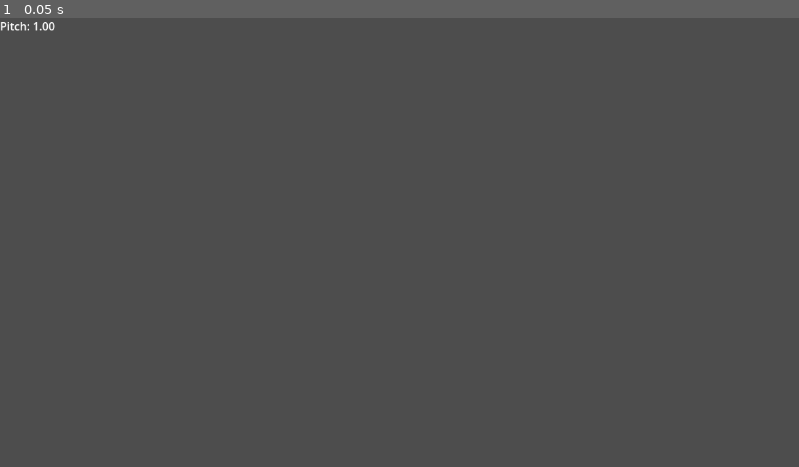
Above: before the commit, frame 1.
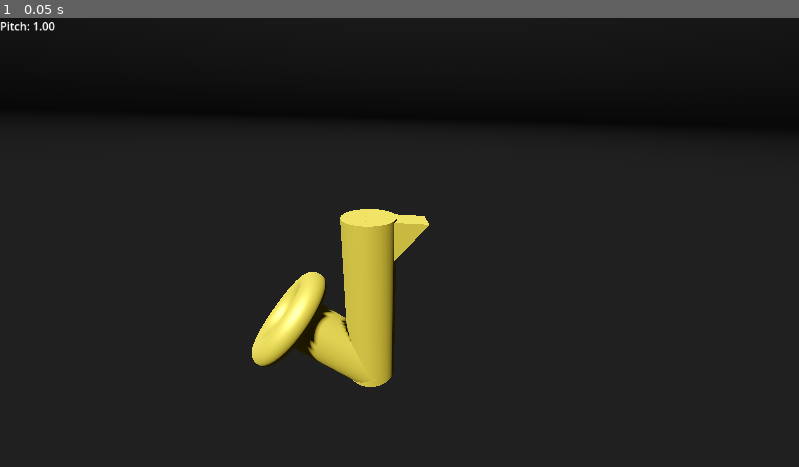
Above: after the commit, the same moment.

Repository: badcircle/gg
Game: Godot game, scene res://scenes/instruments/sax/sax.tscn
Two runs of this game, one before a commit and one after it. Both use one fixed random seed, a clock stepped at 60 frames per second and the inputs below. The project has no main scene, so this scene is started directly.
Inputs:
- Up to frame 1 (0.05 s): no input

The runs differ from the first frame. In frame 1, 100% of the frame differs, in the area x 0-100%, y 0-100%.

Commit message:
added 3d sax

Diff:
--- a/scenes/instruments/sax/sax.tscn
+++ b/scenes/instruments/sax/sax.tscn
@@ -1,6 +1,21 @@
-[gd_scene load_steps=7 format=4 uid="uid://koehmqtvnh6j"]
+[gd_scene load_steps=18 format=4 uid="uid://koehmqtvnh6j"]
 
 [ext_resource type="Script" path="res://scenes/instruments/sax/sax.gd" id="1_0j6nq"]
+
+[sub_resource type="ProceduralSkyMaterial" id="ProceduralSkyMaterial_us1mv"]
+sky_top_color = Color(0.129, 0.129, 0.129, 1)
+sky_horizon_color = Color(0.0645, 0.0645, 0.0645, 1)
+ground_bottom_color = Color(0.129, 0.129, 0.129, 1)
+ground_horizon_color = Color(0.0645, 0.0645, 0.0645, 1)
+
+[sub_resource type="Sky" id="Sky_3oe1t"]
+sky_material = SubResource("ProceduralSkyMaterial_us1mv")
+
+[sub_resource type="Environment" id="Environment_6f3ow"]
+background_mode = 2
+sky = SubResource("Sky_3oe1t")
+tonemap_mode = 2
+glow_enabled = true
 
 [sub_resource type="AudioStreamWAV" id="AudioStreamWAV_xxso5"]
 data = PackedByteArray("AQAAAAEAAAAAAP//AAAAAAAAAAD///////8AAAAAAAD//wAAAAADAAIABQACAAUABAAFAAQABwAGAAcABgAFAAIABgARAC8 …(17167 unchanged characters)…
@@ -32,8 +47,49 @@
 mix_rate = 22050
 stereo = true
 
+[sub_resource type="StandardMaterial3D" id="StandardMaterial3D_e6hc3"]
+albedo_color = Color(1, 0.909804, 0.380392, 1)
+metallic = 0.48
+roughness = 0.51
+
+[sub_resource type="CylinderMesh" id="CylinderMesh_sq8km"]
+material = SubResource("StandardMaterial3D_e6hc3")
+height = 3.572
+
+[sub_resource type="StandardMaterial3D" id="StandardMaterial3D_bt7qx"]
+albedo_color = Color(1, 0.909804, 0.380392, 1)
+metallic = 0.48
+roughness = 0.51
+
+[sub_resource type="PrismMesh" id="PrismMesh_jwfr0"]
+material = SubResource("StandardMaterial3D_bt7qx")
+size = Vector3(1, 1, 0.5)
+
+[sub_resource type="StandardMaterial3D" id="StandardMaterial3D_s8arc"]
+albedo_color = Color(1, 0.909804, 0.380392, 1)
+metallic = 0.48
+roughness = 0.51
+
+[sub_resource type="TorusMesh" id="TorusMesh_7v7b2"]
+material = SubResource("StandardMaterial3D_s8arc")
+
+[sub_resource type="StandardMaterial3D" id="StandardMaterial3D_oheym"]
+albedo_color = Color(1, 0.909804, 0.380392, 1)
+metallic = 0.48
+roughness = 0.51
+
+[sub_resource type="CylinderMesh" id="CylinderMesh_i026k"]
+material = SubResource("StandardMaterial3D_oheym")
+
 [node name="Sax" type="Node3D"]
 script = ExtResource("1_0j6nq")
+
+[node name="DirectionalLight3D" type="DirectionalLight3D" parent="."]
+transform = Transform3D(-0.866023, -0.433016, 0.250001, 0, 0.499998, 0.866027, -0.500003, 0.749999, -0.43301, 0, 0, 0)
+shadow_enabled = true
+
+[node name="WorldEnvironment" type="WorldEnvironment" parent="."]
+environment = SubResource("Environment_6f3ow")
 
 [node name="Sax-A" type="AudioStreamPlayer" parent="."]
 stream = SubResource("AudioStreamWAV_xxso5")
@@ -59,3 +115,22 @@
 [node name="Label" type="Label" parent="."]
 offset_right = 311.0
 offset_bottom = 51.0
+
+[node name="MeshInstance3D" type="MeshInstance3D" parent="."]
+transform = Transform3D(1, 0, 0, 0, 1, 0, 0, 0, 1, 0, 1.49373, 0)
+mesh = SubResource("CylinderMesh_sq8km")
+
+[node name="MeshInstance3D" type="MeshInstance3D" parent="MeshInstance3D"]
+transform = Transform3D(0.385278, -0.922801, 0, 0.922801, 0.385278, 0, 0, 0, 1, -0.588011, 1.52149, 0)
+mesh = SubResource("PrismMesh_jwfr0")
+
+[node name="MeshInstance3D2" type="MeshInstance3D" parent="MeshInstance3D"]
+transform = Transform3D(0.651821, 0.758373, 0, -0.758373, 0.651821, 0, 0, 0, 1, 1.59256, -0.262985, 0)
+mesh = SubResource("TorusMesh_7v7b2")
+
+[node name="MeshInstance3D3" type="MeshInstance3D" parent="MeshInstance3D"]
+transform = Transform3D(0.648239, 0.761437, 0, -0.761437, 0.648239, 0, 0, 0, 1, 0.722052, -0.978413, 0)
+mesh = SubResource("CylinderMesh_i026k")
+
+[node name="Camera3D" type="Camera3D" parent="MeshInstance3D"]
+transform = Transform3D(-0.994524, -0.0197805, 0.102622, 0.0220626, 0.920061, 0.391154, -0.102156, 0.391276, -0.914586, 0, 3.41412, -4.98312)
